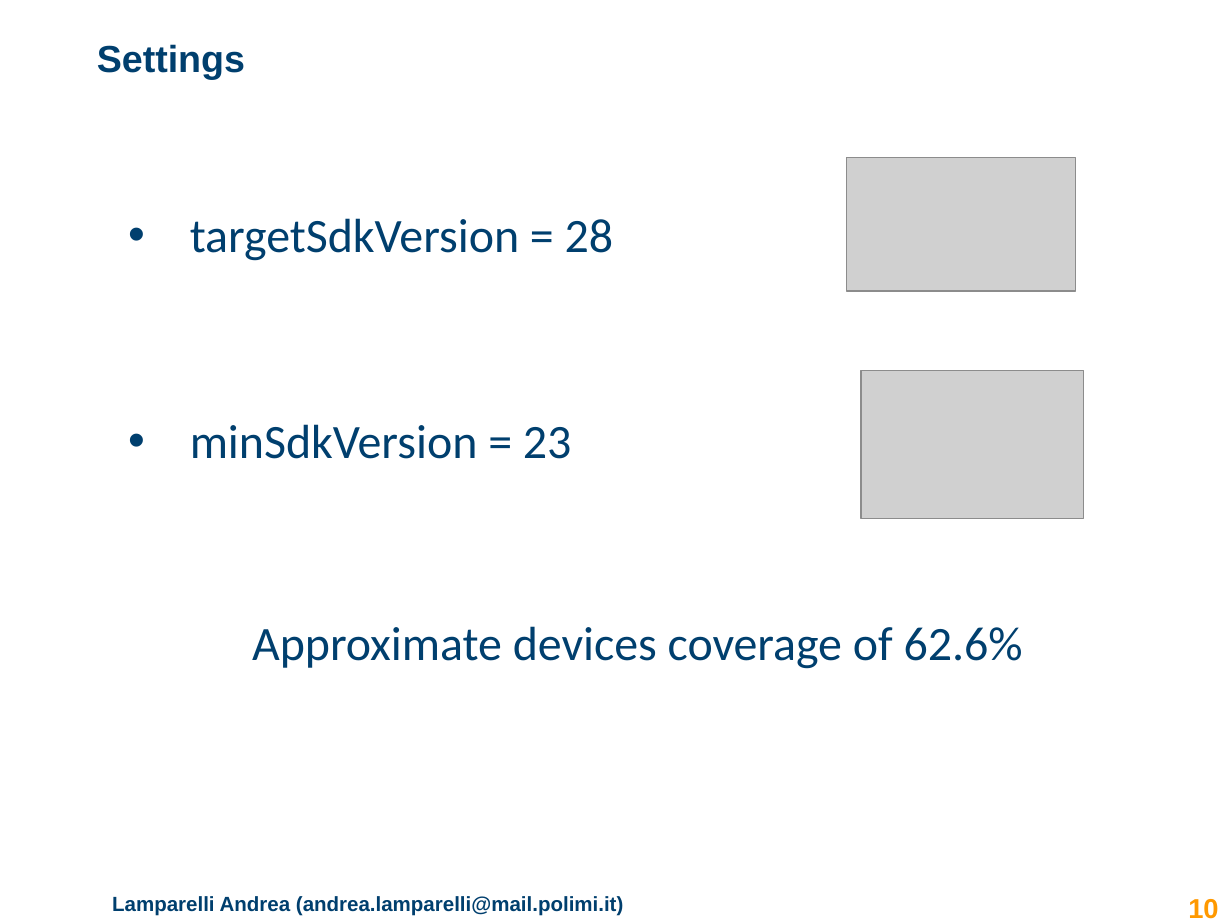
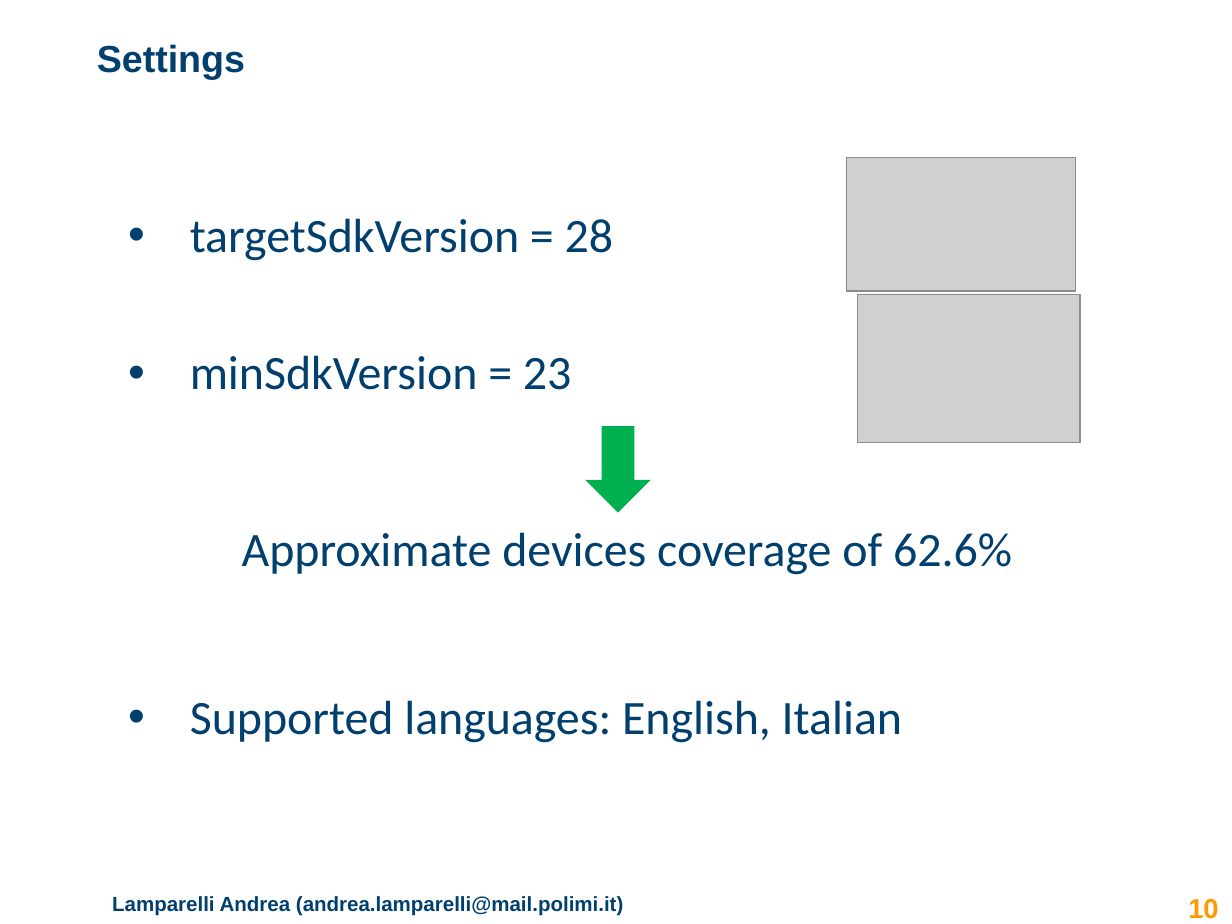
Before and after one commit to lampajr/QDocs, a slide deck: slide 10 of documentation/presentation_qdocs.pptx. Drawn at 1232x924 pixels with LibreOffice and Linux fonts; fonts in the diff are those of the drawing; grey boxes stand for pictures; background and template pictures are left out. Boxes give left, top, right and bottom in pixels: in the first picture for what was removed or moved away, otherwise in the second. Text is boxed around its words. In the diff, an @@ line names an element or a change of style, - is before the commit and + after.

Commit message:
presentation updated

```diff
--- a/documentation/presentation_qdocs.pptx
+++ b/documentation/presentation_qdocs.pptx
@@ picture: place and size @@
-picture at bbox=[861, 370, 1084, 517]
+picture at bbox=[857, 294, 1080, 442]
@@ down arrow added at bbox=[585, 426, 650, 513], fill #00B050 @@
@@ text "Approximate devices coverage of 62.6%": place and size @@
-text "Approximate devices coverage of 62.6%" at bbox=[252, 626, 1023, 669]
+text "Approximate devices coverage of 62.6%" at bbox=[242, 532, 1012, 575]
@@ text at bbox=[190, 700, 902, 743]: paragraph added @@
+• Supported languages: English, Italian
```
Also in this commit, not shown: 1 other slide changed, 9 slides added, 14 slides removed.
